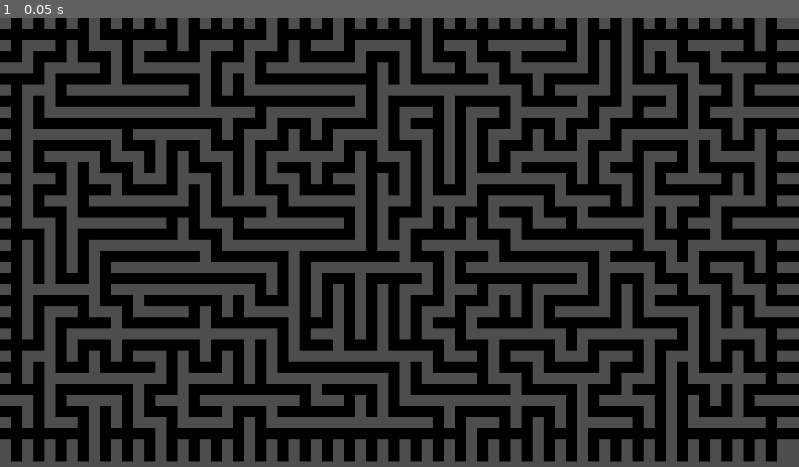
Above: before the commit, frame 1.
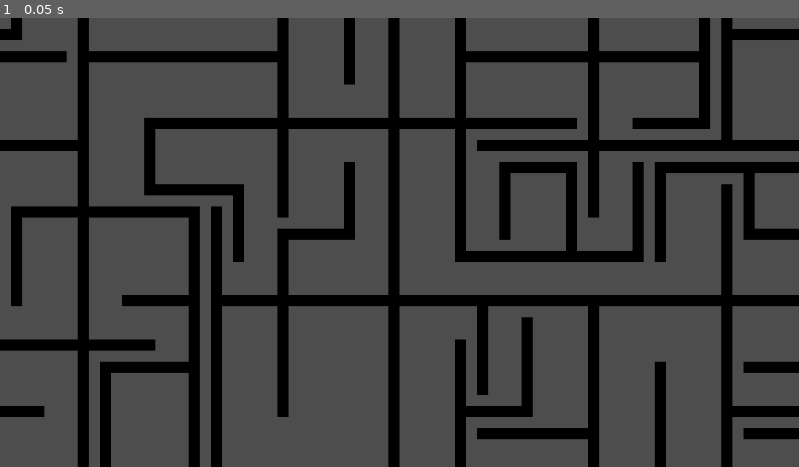
Above: after the commit, the same moment.

Repository: Llamato/an-ordinary-day-in-the-city
Game: Godot game, scene res://Scenes/map_gen_test_scene.tscn
The game is run twice, just before and just after one commit, with the same random seed, the same clock (stepped at 60 frames per second) and the same inputs.
Inputs:
- Up to frame 1 (0.05 s): no input

The runs differ from the first frame. In frame 1, 40% of the frame differs, in the area x 0-100%, y 0-100%.

Commit message:
made the length of each road segment varaible

Diff:
--- a/Scripts/MapGen/Roads.gd
+++ b/Scripts/MapGen/Roads.gd
@@ -22,7 +22,7 @@
 
 func check_if_direction_is_open(pos: Vector2i, dir : Vector2i, length = 2) -> bool:
 	for i in range(1,length+1):
-		if get_cell_tile_data(pos + (dir * length)) != null:
+		if get_cell_tile_data(pos + (dir * i)) != null:
 			return false
 	return true
 
@@ -50,32 +50,37 @@
 	while stack.size() != 0 && maxRuntimeCounter > 0:
 		maxRuntimeCounter -= 1
 		print(maxRuntimeCounter)
-
-		var currentRunner : MazeRunner = stack.pop_back() # might be interesting to choose a different strategy here. Even tho its less efficient ಥ_ಥ
-
+		# might be interesting to choose a different strategy here. Even tho its less efficient ಥ_ಥ
+		#var currentRunner : MazeRunner = stack.pop_back()
+		var currentRunner : MazeRunner = stack.pop_at(rng.randi_range(0,stack.size()-1))
+		#Should always be a multiple of 2
+		var segmentLength = rng.randi_range(3,6) * 2
 		#Bounds Check
-		if currentRunner.pos.x > cityBoundsLeft && currentRunner.pos.x < cityBoundsRight:
-			if currentRunner.pos.y > cityBoundsUp && currentRunner.pos.y < cityBoundsDown:
+		if currentRunner.pos.x + segmentLength > cityBoundsLeft && currentRunner.pos.x - segmentLength < cityBoundsRight:
+			if currentRunner.pos.y + segmentLength> cityBoundsUp && currentRunner.pos.y - segmentLength < cityBoundsDown:
 
 				var possibleDirections : Array[Vector2i] #Why do i have to use a dict godot ＞﹏＜
 
-				if check_if_direction_is_open(currentRunner.pos, directions.left):
+				if check_if_direction_is_open(currentRunner.pos, directions.left, segmentLength):
 					possibleDirections.push_back(directions.left)
 
-				if check_if_direction_is_open(currentRunner.pos, directions.right):
+				if check_if_direction_is_open(currentRunner.pos, directions.right, segmentLength):
 					possibleDirections.push_back(directions.right)
 
-				if check_if_direction_is_open(currentRunner.pos, directions.up):
+				if check_if_direction_is_open(currentRunner.pos, directions.up, segmentLength):
 					possibleDirections.push_back(directions.up)
 
-				if check_if_direction_is_open(currentRunner.pos, directions.down):
+				if check_if_direction_is_open(currentRunner.pos, directions.down, segmentLength):
 					possibleDirections.push_back(directions.down)
 
 				if possibleDirections.size() > 0:
 					var picked : Vector2i = possibleDirections.pick_random()
-					draw_rectangle(currentRunner.pos, currentRunner.pos + picked * 2)
+					draw_rectangle(currentRunner.pos, currentRunner.pos + picked * segmentLength)
+					#Reminder Always depth first
+					#Otherwise you will run int some unsavory Images
 					stack.push_back(currentRunner)
-					stack.push_back(MazeRunner.new(currentRunner.pos + picked * 2))
+					stack.push_back(MazeRunner.new(currentRunner.pos + picked * segmentLength))
+					stack.push_back(MazeRunner.new(currentRunner.pos + picked * segmentLength))
 
 
 func _init() -> void:
